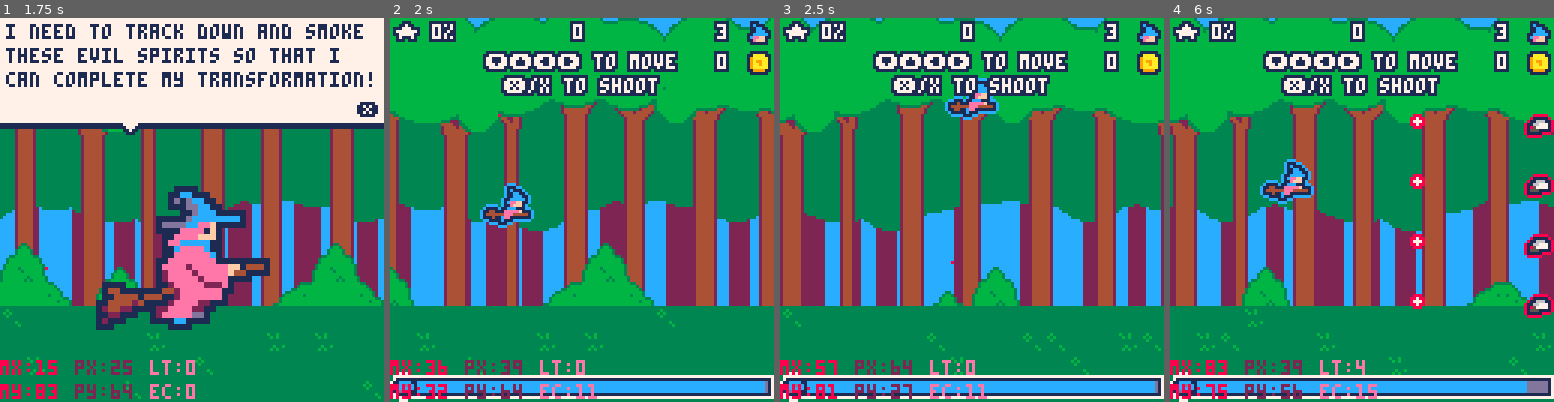
Above: before the commit, frames 1-4 (left to right).
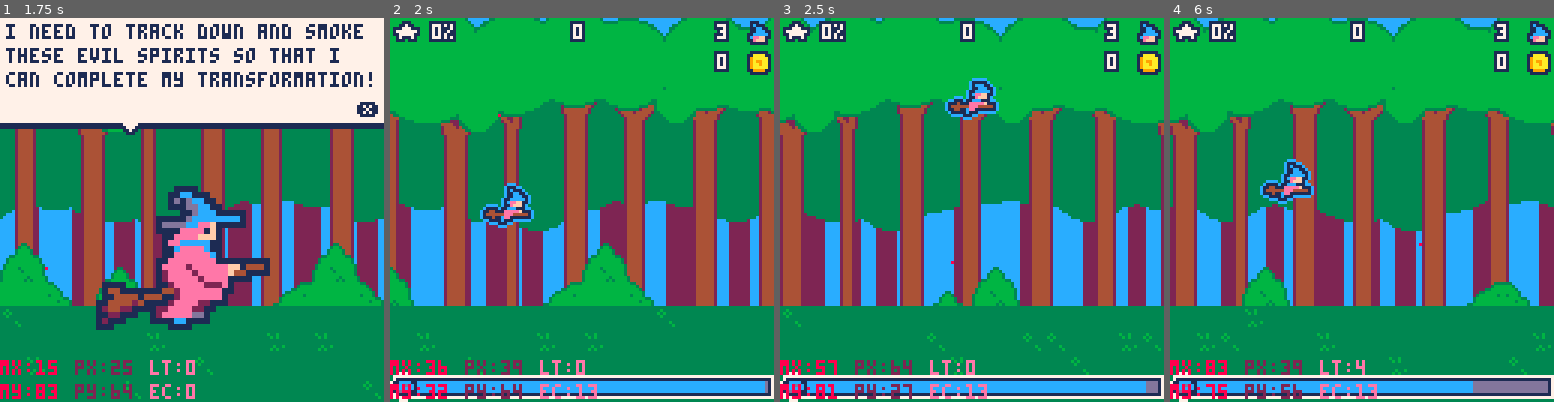
Above: after the commit, the same moments.

Repository: roseblack02/pico8-witch_blaster
Game: PICO-8 cartridge witch_blaster.p8
Same seed, same stepped clock (60 frames per second), same inputs: the game is played once before the commit and once after it.
Inputs (mouse positions are in pixels of both pictures, inside the frame that each line leads up to):
- Up to frame 1 (1.75 s): tap X (X key) at 0.33, 1.07 s; click (280, 121) at 0.67 s; tap O (Z key) at 0.7, 1.7 s; click (46, 267) at 1.22 s; hold Right from 1.6 s (still down)
- Up to frame 2 (2 s): keep holding Right; click (497, 114) at 1.77 s; tap X (X key) at 1.85 s
- Up to frame 3 (2.5 s): release Right at 2.1 s; tap O (Z key) at 2.1 s; hold Up 2.15-2.42 s; click (952, 259) at 2.32 s; hold Right from 2.47 s (still down)
- Up to frame 4 (6 s): tap O (Z key) every 0.4 s from 2.5 to 5.7 s; click (1404, 106) at 2.87 s; tap X (X key) at 2.97, 4.08, 5.2 s; release Right at 3.03 s; hold Left 3.08-3.58 s; click (1465, 256) at 3.42 s; hold Down 3.63-3.97 s; click (1231, 102) at 3.97 s; hold Right 4.02-4.68 s; click (1292, 248) at 4.52 s; hold Up 4.73-5.03 s; click (1354, 94) at 5.07 s; hold Left 5.08-5.68 s; click (1419, 244) at 5.62 s; hold Down from 5.73 s (still down)

Frame 1 is identical in both runs. In frame 2, 4.4% of the frame differs, in the area x 24-75%, y 8-99%; in frame 3, 4.4%; in frame 4, 6.9%, in the area x 24-100%, y 8-98%.

Commit message:
working on level 6

Diff:
--- a/levels.lua
+++ b/levels.lua
@@ -67,3 +67,18 @@
 				chickens={{160,64},{160,54},{160,44},{160,34},{160,74},{160,84},{160,94}},
 			}
 		}
+
+level6={wave1={
+				flies={{320,64},{345,64},{370,64},{345,34},{345,94}},
+				chickens={{360,24},{380,24},{400,24},{420,24},{360,104},{380,104},{400,104},{420,104}},
+			},
+		wave2={chickens={{150,24},{140,44},{130,64},{140,84},{150,104}},
+				owls={{200,54},{200,74}},
+				flies={{230,44},{230,64},{230,84},
+						{320,24},{330,44},{340,64},{330,84},{320,104}},
+				snails={{130,104},{150,114},{170,114},{190,104}}
+			},
+		wave3={
+
+			}
+		}
--- a/witch_blaster.p8
+++ b/witch_blaster.p8
@@ -51,7 +51,7 @@
 	--get level info from text file
 	#include levels.lua
 	levels={level1,level2,level3,level4,level5,level6,level7}
-	level=1
+	level=6
 	level_timer=0
 	wave1,wave2,wave3=true,false,false
 	level_clear=false
@@ -1260,6 +1260,8 @@
 	end
 end
 
+-->8
+--visual effect function
 --draw srites with an outline
 function outlined_sprites(sprite,colour,x,y,width,height,flip_x,flip_y)
 	--set all colours in palette to outline colour
